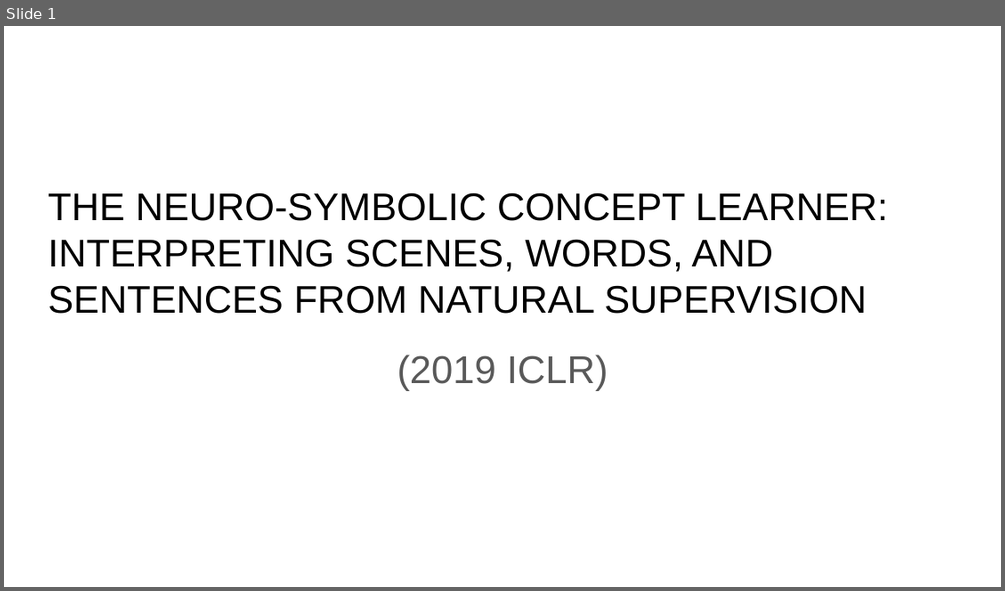
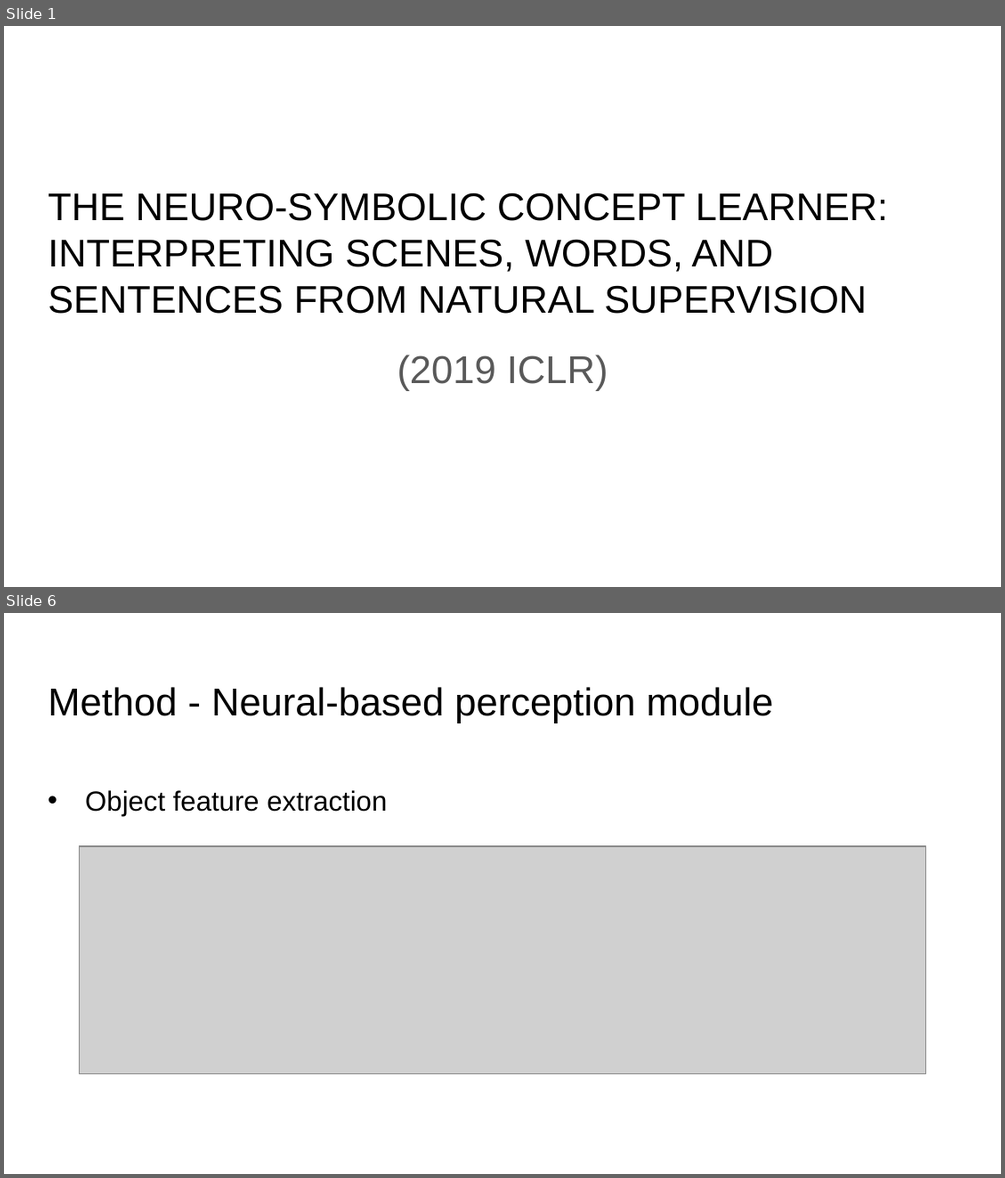
Before and after one commit to paul-tian/ITSEG-System-Engineering, a slide deck: Jiaohong_Yao/1/NS-CL.pptx. Shown one above the other, each under a label of ours: slide 1 before the commit, slides 1 and 6 after it; the slides between them are not shown. The pictures are 1005x591 and 1005x1178 pixels, drawn with LibreOffice and Linux fonts; fonts in the diff are those of the drawing; grey boxes stand for pictures. Boxes give left, top, right and bottom in pixels: in the first picture for what was removed or moved away, otherwise in the second. Text is boxed around its words. In the diff, an @@ line names an element or a change of style, - is before the commit and + after.

```diff
--- a/Jiaohong_Yao/1/NS-CL.pptx
+++ b/Jiaohong_Yao/1/NS-CL.pptx
@@ slide 6 added at [4, 613, 1001, 1174], background #FFFFFF @@
@@ title added at [48, 687, 774, 723], 28 pt, text #000000 @@
+Method - Neural-based perception module
@@ text added at [85, 790, 387, 816], 20 pt, text #000000 @@
+• Object feature extraction
@@ picture added at [80, 846, 925, 1073] @@
```
Also in this commit, not shown: 6 slides changed, 21 other slides added, 12 slides removed, 1 other file.
